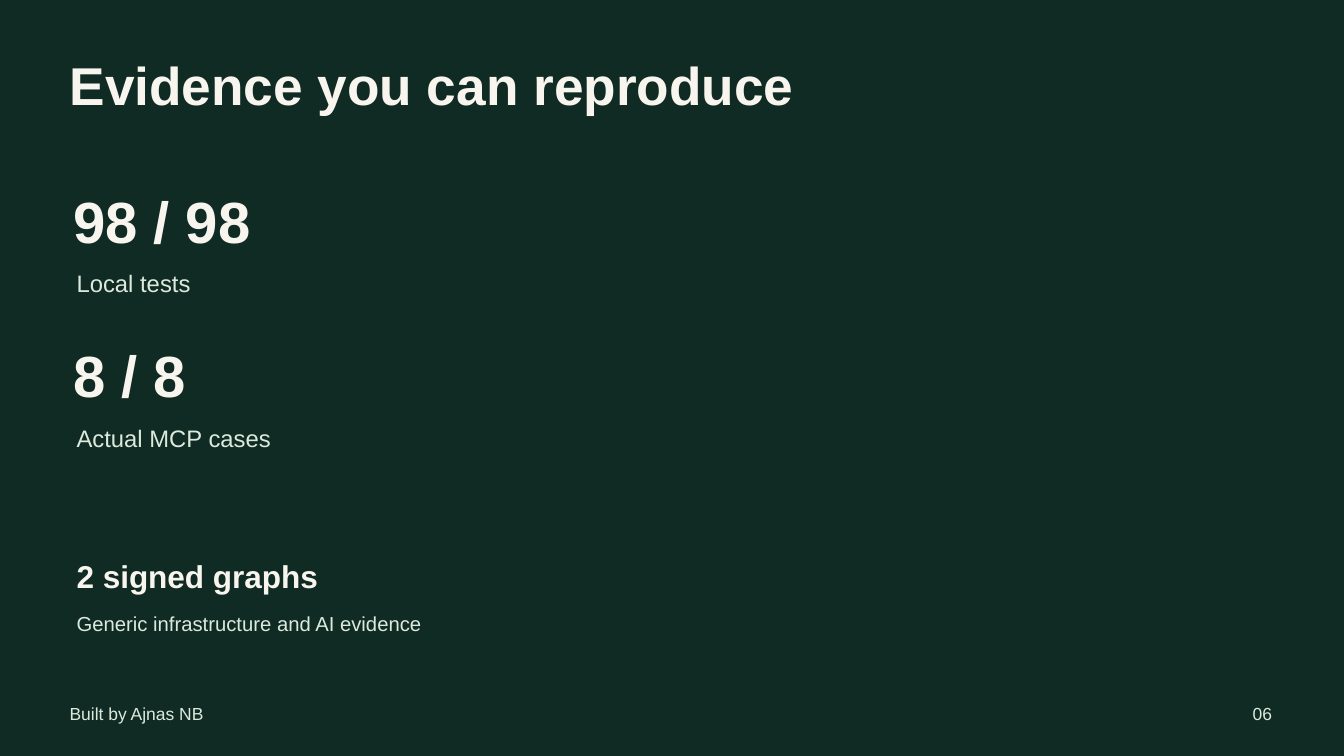
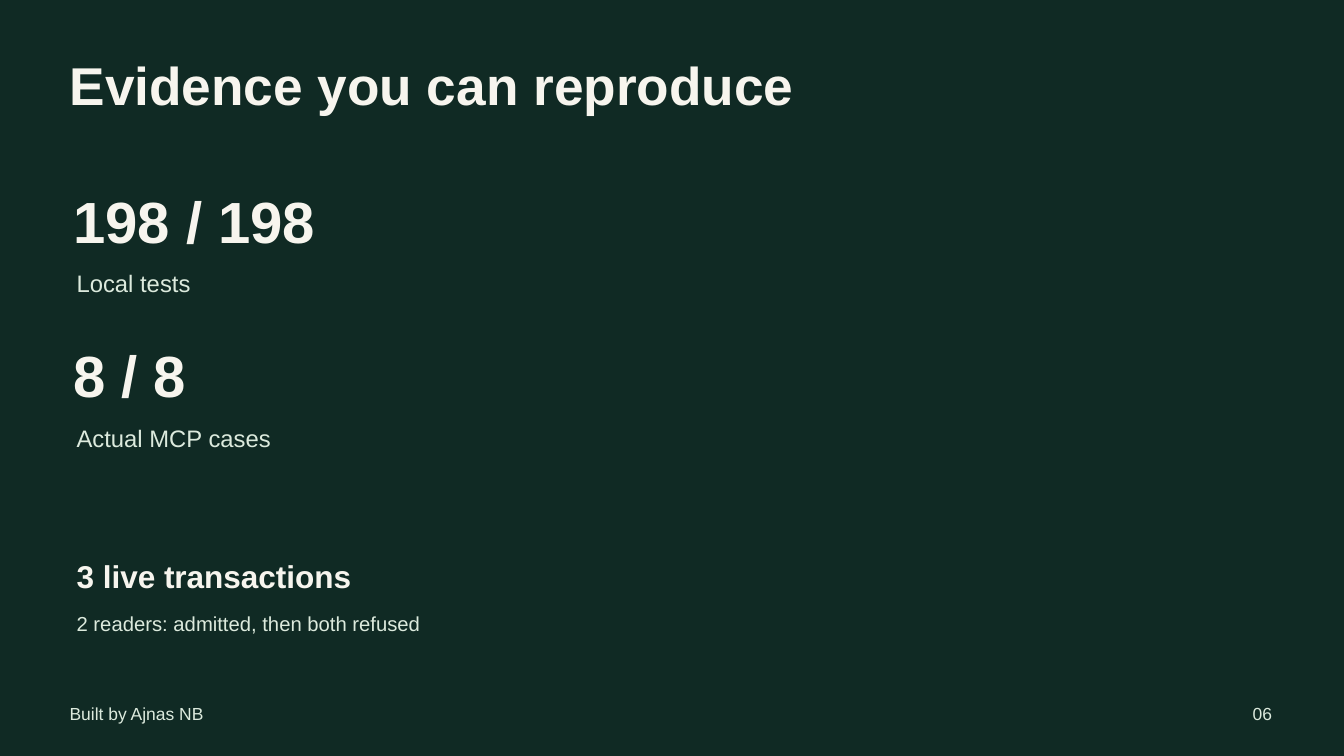
Before and after one commit to AjnasNB/app-passport, a slide deck: slide 6 of apps/web/public/downloads/arkiv-graph-pitch.pptx. Drawn at 1344x756 pixels with LibreOffice and Linux fonts; fonts in the diff are those of the drawing; background and template pictures are left out. Boxes give left, top, right and bottom in pixels: in the first picture for what was removed or moved away, otherwise in the second. Text is boxed around its words. In the diff, an @@ line names an element or a change of style, - is before the commit and + after.

Commit message:
Document public npm releases and publish live lifecycle evidence

```diff
--- a/apps/web/public/downloads/arkiv-graph-pitch.pptx
+++ b/apps/web/public/downloads/arkiv-graph-pitch.pptx
@@ text at (73, 202, 315, 244): text changed @@
-98 / 98
+198 / 198
@@ text at (77, 565, 351, 589): text changed @@
-2 signed graphs
+3 live transactions
@@ text at (77, 616, 420, 634): text changed @@
-Generic infrastructure and AI evidence
+2 readers: admitted, then both refused
```
Also in this commit, not shown: 1 other slide changed, 26 other files.
